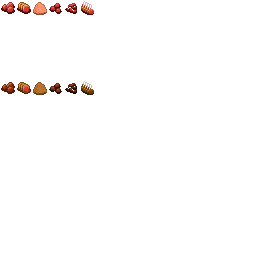
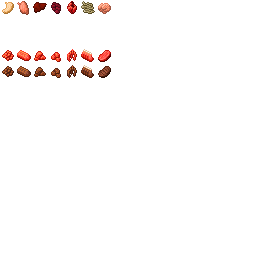
The second 256x256 image is a revision of the first. Changes to its layers:
removed layer "cooked_ribs.png" over [81, 81, 94, 95]
removed layer "cooked_stew_beef.png" over [1, 82, 15, 94]
removed layer "cooked_roast.png" over [17, 82, 31, 94]
removed layer "cooked_ground_beef.png" over [33, 82, 47, 95]
removed layer "cooked_cubed_beef.png" over [49, 83, 62, 94]
removed layer "cooked_beef_scraps.png" over [65, 83, 77, 94]
removed layer "beef_scraps.png" over [65, 3, 77, 14]
removed layer "stew_beef.png" over [1, 2, 15, 14]
removed layer "roast.png" over [17, 2, 31, 14]
removed layer "ribs.png" over [81, 1, 94, 15]
removed layer "ground_beef.png" over [33, 2, 47, 15]
removed layer "cubed_beef.png" over [49, 3, 62, 14]
added layer "Layer" (overlay, 56%) above "fat layer" over [68, 3, 76, 11]
added layer "fat layer" (overlay, 33%) above "stomach.png" over [3, 3, 92, 77]
added layer "stomach.png" above "lung.png" over [2, 2, 14, 14]
added layer "lung.png" above "liver.png" over [17, 1, 29, 15]
added layer "liver.png" above "kidney.png" over [33, 2, 47, 13]
added layer "kidney.png" above "heart.png" over [51, 2, 61, 14]
added layer "heart.png" above "brain.png" over [67, 1, 77, 14]
added layer "brain.png" above "tripe.png" over [98, 3, 111, 14]
added layer "tripe.png" above "Background" over [81, 1, 95, 14]
painted on "Background" over [2, 49, 111, 78]
